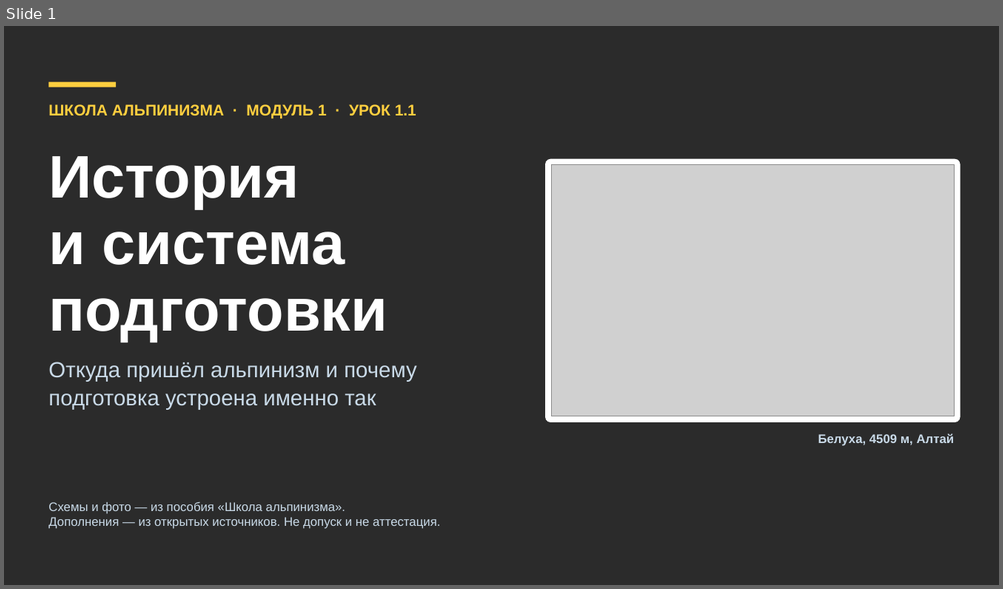
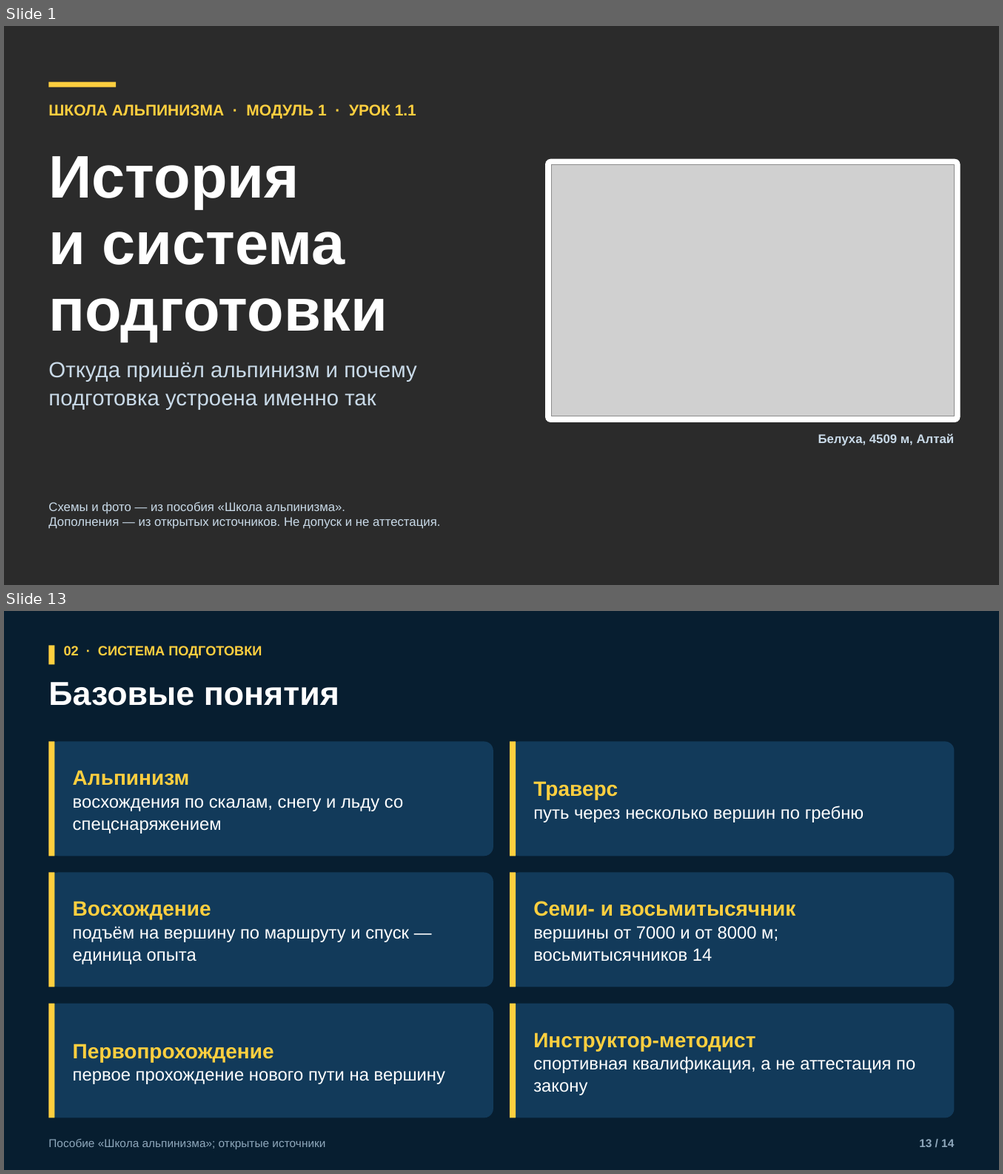
Before and after one commit to kirill54/far-education, a slide deck: presentations/lessons/M01-1_istoriya-i-sistema.pptx. Shown one above the other, each under a label of ours: slide 1 before the commit, slides 1 and 13 after it; the slides between them are not shown. The pictures are 1003x589 and 1003x1174 pixels, drawn with LibreOffice and Linux fonts; fonts in the diff are those of the drawing; grey boxes stand for pictures; background and template pictures are left out; a plain dark background stands for a picture behind light text. Boxes give left, top, right and bottom in pixels: in the first picture for what was removed or moved away, otherwise in the second. Text is boxed around its words. In the diff, an @@ line names an element or a change of style, - is before the commit and + after.

```diff
--- a/presentations/lessons/M01-1_istoriya-i-sistema.pptx
+++ b/presentations/lessons/M01-1_istoriya-i-sistema.pptx
@@ slide 13 added at (4,611,999,1170), background #071E30 @@
@@ rectangle added at (48,645,55,665), fill #FFCF3F @@
@@ text added at (64,646,262,658), 13 pt, text #FFCF3F, bold @@
+02 · СИСТЕМА ПОДГОТОВКИ
@@ text added at (48,682,339,706), 32 pt, text #FFFFFF, bold @@
+Базовые понятия
@@ rounded rectangle added at (48,741,493,857), fill #123A5A @@
@@ rectangle added at (48,741,55,857), fill #FFCF3F @@
@@ rounded rectangle added at (510,741,955,857), fill #123A5A @@
@@ rectangle added at (510,741,516,857), fill #FFCF3F @@
@@ text added at (73,770,403,834), 17 pt, text #FFFFFF @@
+Альпинизм
+восхождения по скалам, снегу и льду со спецснаряжением
@@ text added at (533,781,864,823), 17 pt, text #FFFFFF @@
+Траверс
+путь через несколько вершин по гребню
@@ rounded rectangle added at (48,873,493,988), fill #123A5A @@
@@ rectangle added at (48,873,55,988), fill #FFCF3F @@
@@ rounded rectangle added at (510,873,955,988), fill #123A5A @@
@@ rectangle added at (510,873,516,988), fill #FFCF3F @@
@@ text added at (73,901,409,965), 17 pt, text #FFFFFF @@
+Восхождение
+подъём на вершину по маршруту и спуск — единица опыта
@@ text added at (533,901,796,962), 17 pt, text #FFFFFF @@
+Семи- и восьмитысячник
+вершины от 7000 и от 8000 м; восьмитысячников 14
@@ rounded rectangle added at (48,1003,493,1119), fill #123A5A @@
@@ rectangle added at (48,1003,55,1119), fill #FFCF3F @@
@@ rounded rectangle added at (510,1003,955,1119), fill #123A5A @@
@@ rectangle added at (510,1003,516,1119), fill #FFCF3F @@
@@ text added at (73,1044,445,1085), 17 pt, text #FFFFFF @@
+Первопрохождение
+первое прохождение нового пути на вершину
@@ text added at (533,1033,915,1096), 17 pt, text #FFFFFF @@
+Инструктор-методист
+спортивная квалификация, а не аттестация по закону
@@ text added at (48,1139,325,1150), 11 pt, text #8FA8BC @@
+Пособие «Школа альпинизма»; открытые источники
@@ text added at (919,1139,953,1147), 11 pt, text #8FA8BC, bold @@
+13 / 14
```
Also in this commit, not shown: 12 slides changed, 10 other files.
